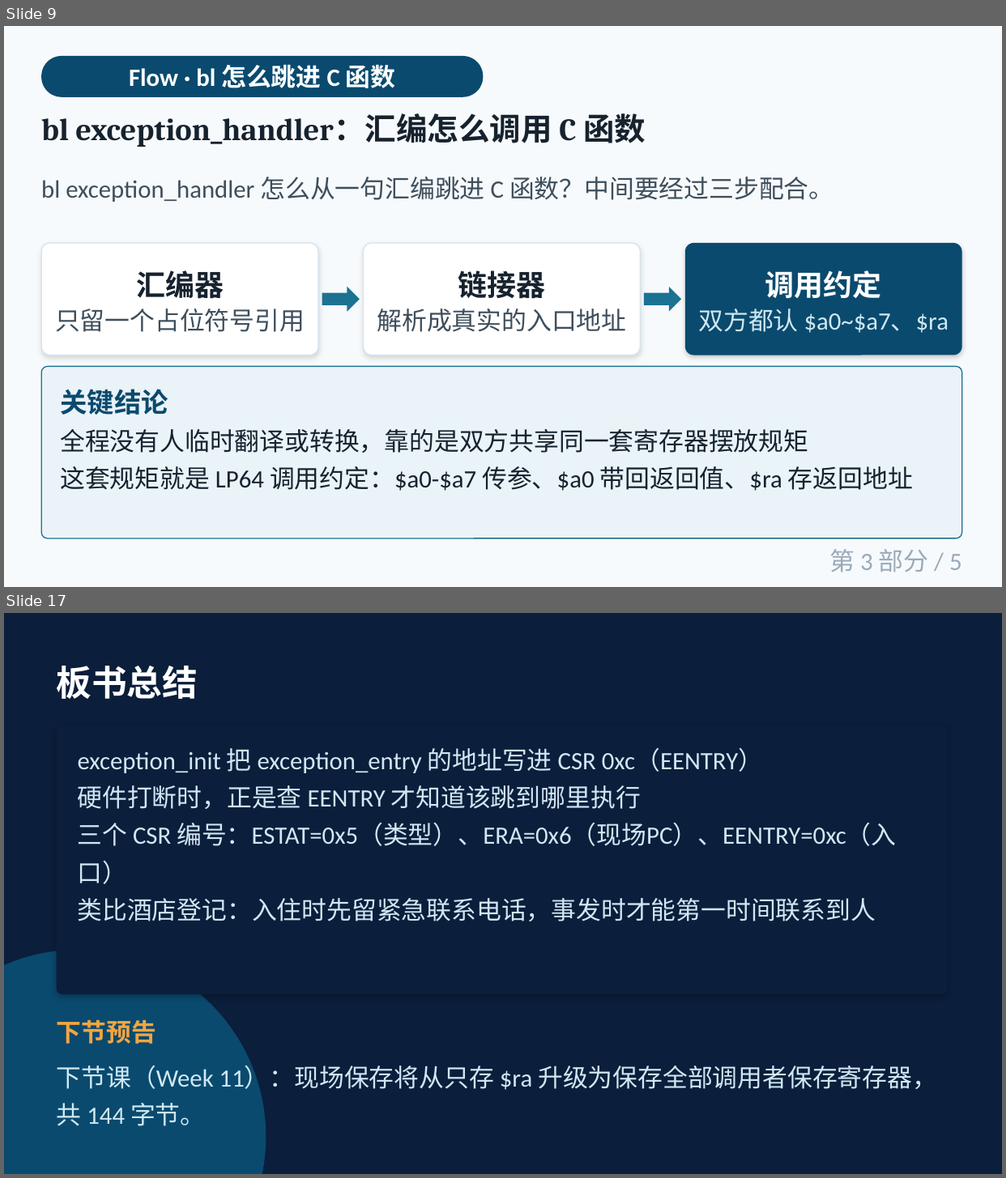
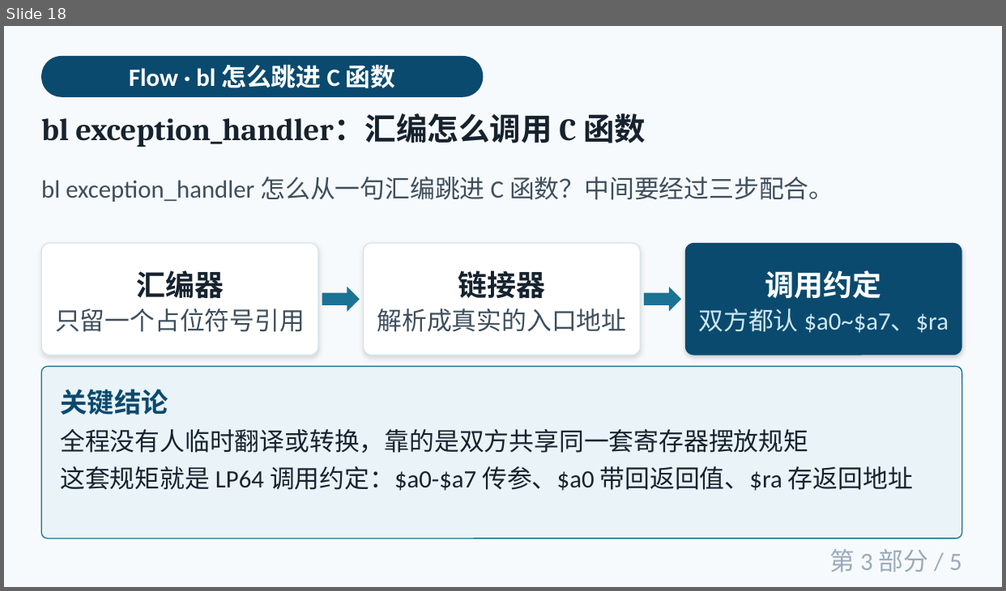
Before and after one commit to cxi218447-byte/miniOS, a slide deck: docs/09/week09_异常与中断_第1-2部分.pptx. Shown one above the other, each under a label of ours: slides 9 and 17 before the commit, slide 18 after it; the slides between them are not shown. The pictures are 1006x1178 and 1006x591 pixels, drawn with LibreOffice and Linux fonts; fonts in the diff are those of the drawing. Boxes give left, top, right and bottom in pixels: in the first picture for what was removed or moved away, otherwise in the second. Text is boxed around its words. In the diff, an @@ line names an element or a change of style, - is before the commit and + after.

```diff
--- a/docs/09/week09_异常与中断_第1-2部分.pptx
+++ b/docs/09/week09_异常与中断_第1-2部分.pptx
@@ slide 17 removed at <box>4,613,1002,1174</box>, background #0B1E3B @@
@@ text removed at <box>57,666,198,699</box> @@
-板书总结
@@ rounded rectangle removed at <box>57,726,948,995</box> @@
@@ text removed at <box>78,748,896,922</box> @@
-exception_init 把 exception_entry 的地址写进 CSR 0xc（EENTRY）
-硬件打断时，正是查 EENTRY 才知道该跳到哪里执行
-三个 CSR 编号：ESTAT=0x5（类型）、ERA=0x6（现场PC）、EENTRY=0xc（入口）
-类比酒店登记：入住时先留紧急联系电话，事发时才能第一时间联系到人
@@ ellipse removed at <box>4,950,266,1174</box> @@
@@ text removed at <box>57,1020,156,1044</box> @@
-下节预告
@@ text removed at <box>57,1066,937,1127</box> @@
-下节课（Week 11）：现场保存将从只存 $ra 升级为保存全部调用者保存寄存器，共 144 字节。
@@ what was slide 9 is now slide 18 @@
```
Also in this commit, not shown: 4 slides changed, 41 slides added, 7 other slides removed, 6 other files.
